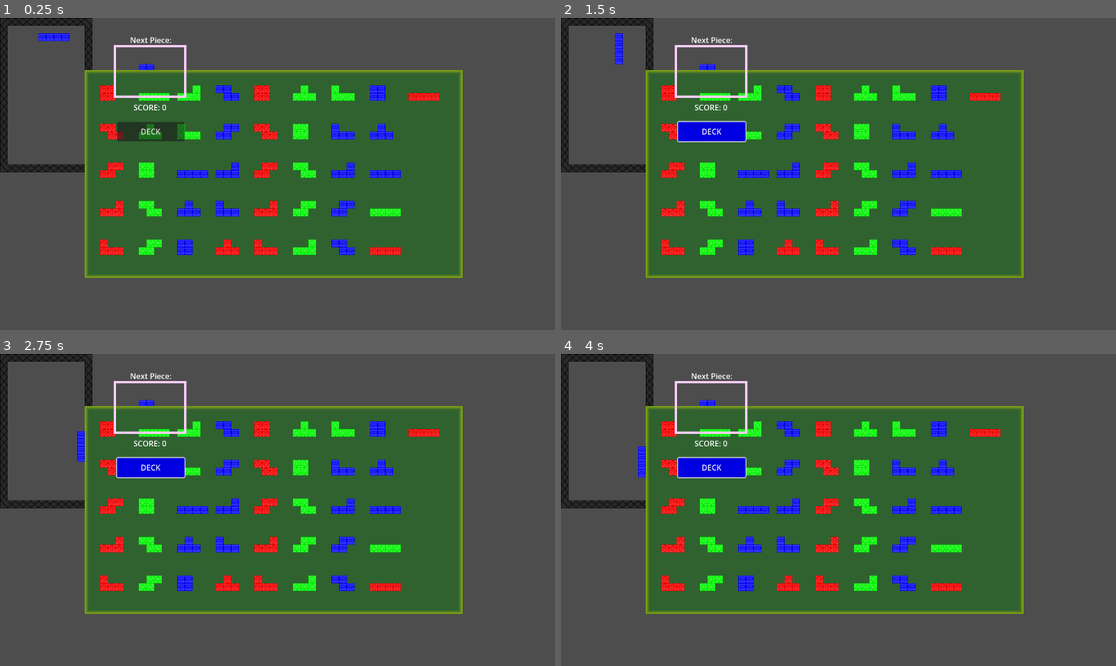
Above: before the commit, frames 1-4 (two rows, left to right).
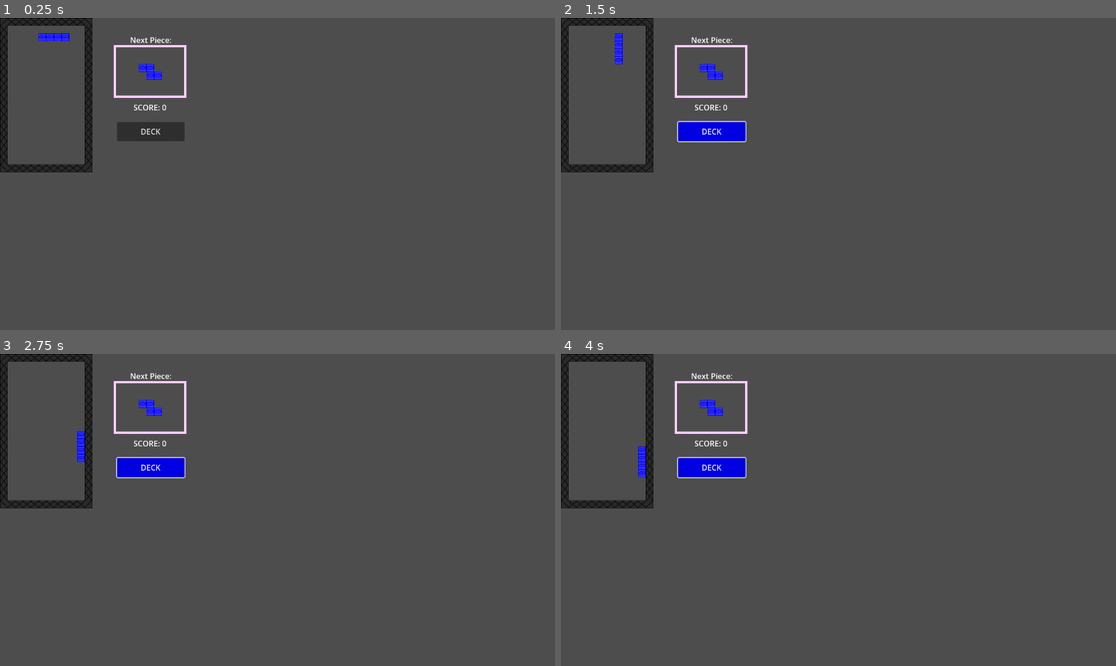
Above: after the commit, the same moments.

Repository: Relaxed-Chowder/octoBlocs
Game: Godot game, scene res://scene/game.tscn
Same seed, same stepped clock (60 frames per second), same inputs: the game is played once before the commit and once after it.
Inputs:
- Up to frame 1 (0.25 s): no input
- Up to frame 2 (1.5 s): click "DECK" at 0.5 s; tap Enter at 1.25 s; hold Right (ui_right) from 1.28 s (still down); hold R from 1.28 s (still down)
- Up to frame 3 (2.75 s): release Right (ui_right) at 2.03 s; release R at 2.03 s; hold Down (ui_down) from 2.03 s (still down); tap R at 2.1 s
- Up to frame 4 (4 s): tap Space at 2.75 s; release Down (ui_down) at 2.78 s; hold R 2.78-3.53 s; hold Right (ui_right) from 2.78 s (still down); tap Enter at 3.5 s; tap R at 3.6 s

The runs differ from the first frame. In frame 1, 45% of the frame differs, in the area x 15-84%, y 16-84%; in frame 2, 44%; in frame 3, 44%; in frame 4, 44%.

Commit message:
deck opens

Diff:
--- /dev/null
+++ b/octo-blocs/scene/deck_button.gd
@@ -0,0 +1,16 @@
+extends Button
+@onready var DECK = $DECK
+
+# Called when the node enters the scene tree for the first time.
+func _ready() -> void:
+	pass # Replace with function body.
+
+
+# Called every frame. 'delta' is the elapsed time since the previous frame.
+func _process(delta: float) -> void:
+	DECK.set_visible(Global.deck_visable)
+
+
+
+func _on_pressed() -> void:
+	Global.deck_visable = !Global.deck_visable
--- a/octo-blocs/scene/game.tscn
+++ b/octo-blocs/scene/game.tscn
@@ -5,7 +5,6 @@
 [ext_resource type="PackedScene" uid="uid://6a5mhv5w3rn4" path="res://scene/hud.tscn" id="3_33cqm"]
 [ext_resource type="AudioStream" uid="uid://fh2jkrx0smka" path="res://assets/item_pickup.wav" id="3_xwcet"]
 [ext_resource type="AudioStream" uid="uid://doshg0x8d2ywb" path="res://assets/zipclick.wav" id="4_xlg7c"]
-[ext_resource type="PackedScene" uid="uid://cmmwljnri2adp" path="res://scene/deck.tscn" id="5_p1ry8"]
 [ext_resource type="AudioStream" uid="uid://cmd3qcflb60dj" path="res://assets/error.ogg" id="5_qpk70"]
 
 [sub_resource type="TileSetAtlasSource" id="TileSetAtlasSource_dbls1"]
@@ -106,6 +105,4 @@
 
 [node name="HUD" parent="." unique_id=770064846 instance=ExtResource("3_33cqm")]
 
-[node name="DECK" parent="." unique_id=221700951 instance=ExtResource("5_p1ry8")]
-
 [connection signal="timeout" from="active/rotateTimer" to="active" method="_on_timer_timeout"]
--- a/octo-blocs/scene/hud.tscn
+++ b/octo-blocs/scene/hud.tscn
@@ -1,4 +1,7 @@
 [gd_scene format=3 uid="uid://6a5mhv5w3rn4"]
+
+[ext_resource type="Script" uid="uid://pjado3q4oo3k" path="res://scene/deck_button.gd" id="1_o8u2p"]
+[ext_resource type="PackedScene" uid="uid://cmmwljnri2adp" path="res://scene/deck.tscn" id="1_s3k51"]
 
 [sub_resource type="StyleBoxFlat" id="StyleBoxFlat_dfiai"]
 bg_color = Color(0.6, 0.6, 0.6, 0)
@@ -55,3 +58,8 @@
 offset_bottom = 256.0
 theme_override_styles/hover = SubResource("StyleBoxFlat_s3k51")
 text = "DECK"
+script = ExtResource("1_o8u2p")
+
+[node name="DECK" parent="deck" unique_id=221700951 instance=ExtResource("1_s3k51")]
+
+[connection signal="pressed" from="deck" to="deck" method="_on_pressed"]
--- a/octo-blocs/scripts/deck.gd
+++ b/octo-blocs/scripts/deck.gd
@@ -1,42 +1,47 @@
 extends Panel
 var piece_class = load("res://scripts/piece_class.gd")
 @onready var piece_dispaly = $piece_display
+@onready var DECK = $".."
 var tile_id : int = 0
-
+var y = 0
 var orginized : Array
 
 # Called when the node enters the scene tree for the first time.
 func _ready() -> void:
-	print("click", Global.piece_full.size())
 	orginize()
-	print("click", orginized.size())
+	for i in range(orginized.size()-1):
+		print("click ", orginized[y].color)
+		y += 1
 
 
 # Called every frame. 'delta' is the elapsed time since the previous frame.
 func _process(delta: float) -> void:
-	create_piece()
+	if DECK.is_visible():
+		create_piece()
 
 
 func orginize():
 	orginized = Global.piece_full
-	for i in range(1, orginized.size()):
-		var icount = i
-		print("icount", icount)
-		var c1 = Global.colors.find(orginized[icount].color)
-		var p1 = Global.tetrominoes.find(orginized[icount].type)
-		var c2 = Global.colors.find(orginized[icount-1].color)
-		var p2 = Global.tetrominoes.find(orginized[icount-1].type)
-		while icount > 0 and c1 > c2:
-			var temp = orginized[icount-1]
-			orginized[icount-1] = orginized[icount]
-			orginized[icount] = temp
-			icount -= 1
-
-		while icount > 0 and p1 > p2:
-			var temp = orginized[icount-1]
-			orginized[icount-1] = orginized[icount]
-			orginized[icount] = temp
-			icount -= 1
+	for i in range(orginized.size()):
+		var j = i
+		var c1 = Global.colors.find(orginized[j].color)
+		var p1 = Global.tetrominoes.find(orginized[j].type)
+		var c2 = Global.colors.find(orginized[j-1].color)
+		var p2 = Global.tetrominoes.find(orginized[j-1].type)
+		while j > 0 and c2>c1:
+			c1 = Global.colors.find(orginized[j].color)
+			c2 = Global.colors.find(orginized[j-1].color)
+			var temp = orginized[j-1]
+			orginized[j-1] = orginized[j]
+			orginized[j] = temp
+			j = j-1
+		while j > 0 and p2>p1:
+			p1 = Global.tetrominoes.find(orginized[j].type)
+			p2 = Global.tetrominoes.find(orginized[j-1].type)
+			var temp = orginized[j-1]
+			orginized[j-1] = orginized[j]
+			orginized[j] = temp
+			j = j-1
 
 func create_piece():
 	var i = 0
@@ -44,7 +49,7 @@
 		for z in range(5):
 			i += 1
 			if orginized.size() > i:
-				draw_piece(orginized[i].type[0], Vector2i(2+(5*j)%48,2+(5*z)%26), orginized[i].color)
+				draw_piece(orginized[i].type[0], Vector2i(2+(5*j),2+(5*z)), orginized[i].color)
 
 func draw_piece(piece, pos, atlas):
 	for i in piece:
--- a/octo-blocs/scripts/global.gd
+++ b/octo-blocs/scripts/global.gd
@@ -60,6 +60,9 @@
 var speed_type := [1.0]
 var piece_full
 
+#menu show
+var deck_visable : bool
+
 # Called when the node enters the scene tree for the first time.
 func _ready() -> void:
 	deck(tetrominoes, colors, speed_type)
Not shown, added: octo-blocs/scene/deck_button.gd.uid
